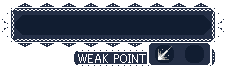
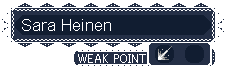
Comparing the layer stacks of the two 225px x 67px images. Changes:
renamed "Pasted Layer" to "Sara Heinen", showed it, moved it above "BG", painted on it over [22, 19, 111, 31]
